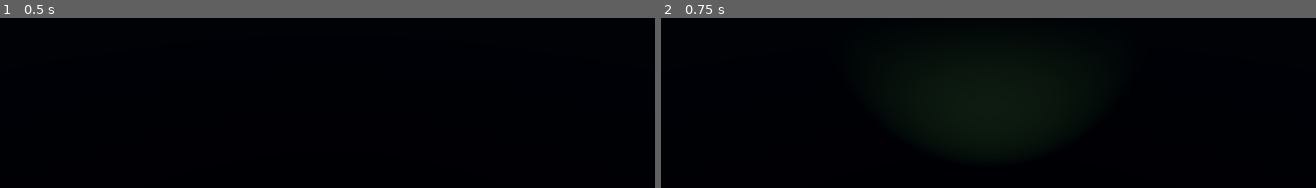
Above: before the commit, frames 1-2 (left to right).
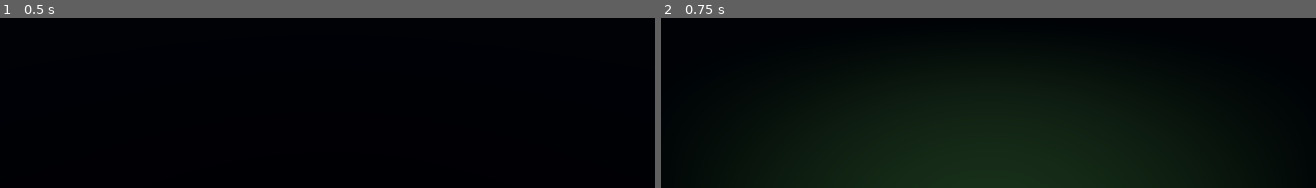
Above: after the commit, the same moments.

Repository: SolemnSintres/Godot3DStudy
Game: Godot game, scene res://world.tscn
Two runs of this game, one before a commit and one after it. Both use one fixed random seed, a clock stepped at 60 frames per second and the inputs below.
Inputs (mouse positions are in pixels of both pictures, inside the frame that each line leads up to):
- Up to frame 1 (0.5 s): no input
- Up to frame 2 (0.75 s): tap Enter at 0.5 s; move the mouse to (outside the picture) at 0.52 s; hold W (move_forward) from 0.53 s (still down); hold F (flashlight) from 0.53 s (still down)

Frame 1 is identical in both runs. In frame 2, 21% of the frame differs, in the area x 15-85%, y 52-100%.

Commit message:
BGM

Diff:
--- a/player.tscn
+++ b/player.tscn
@@ -21,9 +21,9 @@
 
 [node name="Flashlight" type="SpotLight3D" parent="CollisionShape3D/Head" unique_id=1821654400]
 transform = Transform3D(1, 0, 0, 0, 1, 0, 0, 0, 1, 0, -0.061765194, 0.36074924)
-light_energy = 20.0
+light_energy = 15.0
 light_indirect_energy = 10.0
 light_size = 1.0
-spot_range = 15.0
-spot_angle = 30.0
+spot_range = 10.0
+spot_angle = 50.0
 script = ExtResource("2_onrkg")
--- a/world.tscn
+++ b/world.tscn
@@ -2,6 +2,7 @@
 
 [ext_resource type="PackedScene" uid="uid://ddvhhhgsn1cbb" path="res://player.tscn" id="1_f3sb7"]
 [ext_resource type="Script" uid="uid://c46ckiycm7w0c" path="res://world.gd" id="1_tlwt5"]
+[ext_resource type="AudioStream" uid="uid://beyycymxttoqu" path="res://Wind.wav" id="3_tlwt5"]
 
 [sub_resource type="StandardMaterial3D" id="StandardMaterial3D_gv5m4"]
 albedo_color = Color(0, 0.2175481, 1.2032687e-07, 1)
@@ -60,3 +61,8 @@
 
 [node name="WorldEnvironment" type="WorldEnvironment" parent="." unique_id=1916217198]
 environment = SubResource("Environment_f3sb7")
+
+[node name="AudioStreamPlayer3D" type="AudioStreamPlayer3D" parent="." unique_id=1904568535]
+stream = ExtResource("3_tlwt5")
+volume_db = -5.0
+autoplay = true
Not shown, added: Wind.wav.import
Not shown, added: Wind.wav
